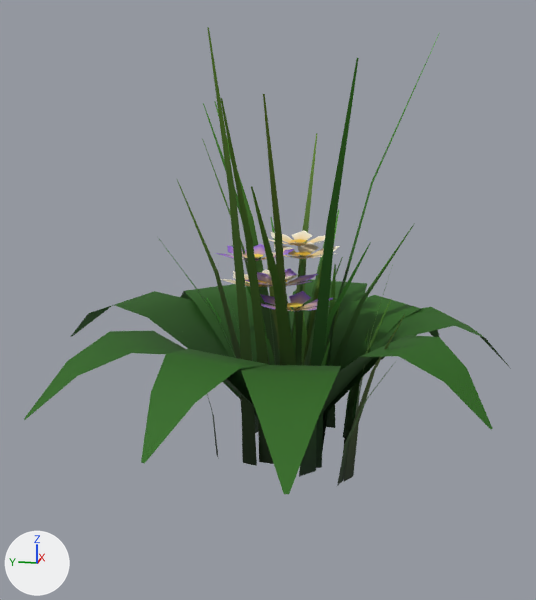
One commit to the Blender file assets/blender/vegetation/ground_cover.blend: the scene before it, then after it.
One viewpoint serves both versions: a 50 mm lens placed at (-1.561, -0.257, 0.75), pointed at (0.018, 0.058, 0.355). The axes (+X, +Y, +Z) are drawn at lower left. The lights are the same throughout. The first picture is the older version.

In view in the first picture: 'fern', 'flower_violet', 'flower_white', 'grass_clump', 'tall_grass'.
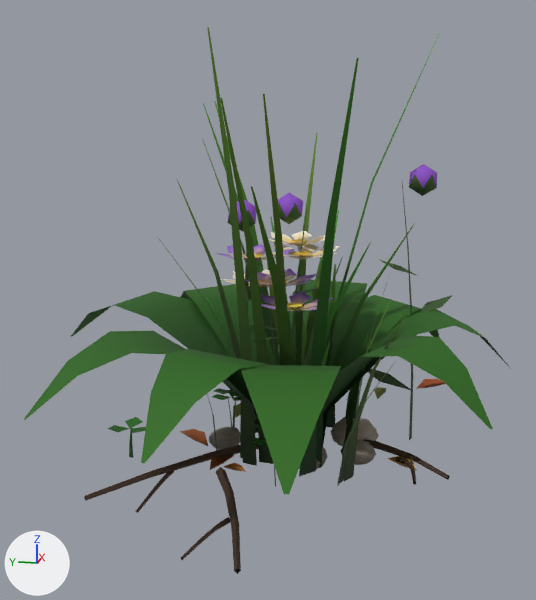
Pixel boxes [x1, y1, x2, y2] of what changed, in the pictures (536 x 600 px):
'twigs', added
    after: [84, 439, 450, 574]
'thistle', added
    after: [228, 164, 453, 458]
'pebbles', added
    after: [209, 417, 379, 469]
'leaf_litter', added
    after: [180, 379, 446, 472]
'clover', added
    after: [108, 388, 276, 486]

Edits to the bpy script that builds the scene:
```text
Add me_thistle:
    me_thistle.from_pydata(...)  # 114 vertices, 84 faces; spans x -0.115..0.206, y -0.35..0.215, z 0.0..0.651
    me_thistle.polygons.foreach_set('use_smooth', [True] * 84)
    me_thistle.materials.append(mat_vegetation_vc)
Add me_clover:
    me_clover.from_pydata(...)  # 162 vertices, 45 faces; spans x -0.2..0.141, y -0.085..0.395, z 0.0..0.111
    me_clover.polygons.foreach_set('use_smooth', [True] * 45)
    me_clover.materials.append(mat_vegetation_vc)
Add me_leaf_litter:
    me_leaf_litter.from_pydata(...)  # 70 vertices, 60 faces; spans x -0.144..0.512, y -0.369..0.279, z 0.006..0.025
    me_leaf_litter.polygons.foreach_set('use_smooth', [True] * 60)
    me_leaf_litter.materials.append(mat_vegetation_vc)
Add me_twigs:
    me_twigs.from_pydata(...)  # 96 vertices, 72 faces; spans x -0.491..0.078, y -0.352..0.369, z 0.001..0.034
    me_twigs.polygons.foreach_set('use_smooth', [True] * 72)
    me_twigs.materials.append(mat_vegetation_vc)
Add me_pebbles:
    me_pebbles.from_pydata(...)  # 210 vertices, 400 faces; spans x -0.089..0.168, y -0.193..0.203, z -0.016..0.056
    me_pebbles.polygons.foreach_set('use_smooth', [True] * 400)
    me_pebbles.materials.append(mat_vegetation_vc)
Add ob_thistle:
    ob_thistle = bpy.data.objects.new('thistle', me_thistle)
    ob_thistle.location = (0.0, 0.0, 0.0)
Add ob_clover:
    ob_clover = bpy.data.objects.new('clover', me_clover)
    ob_clover.location = (0.0, 0.0, 0.0)
Add ob_leaf_litter:
    ob_leaf_litter = bpy.data.objects.new('leaf_litter', me_leaf_litter)
    ob_leaf_litter.location = (0.0, 0.0, 0.0)
Add ob_twigs:
    ob_twigs = bpy.data.objects.new('twigs', me_twigs)
    ob_twigs.location = (0.0, 0.0, 0.0)
Add ob_pebbles:
    ob_pebbles = bpy.data.objects.new('pebbles', me_pebbles)
    ob_pebbles.location = (0.0, 0.0, 0.0)
```
